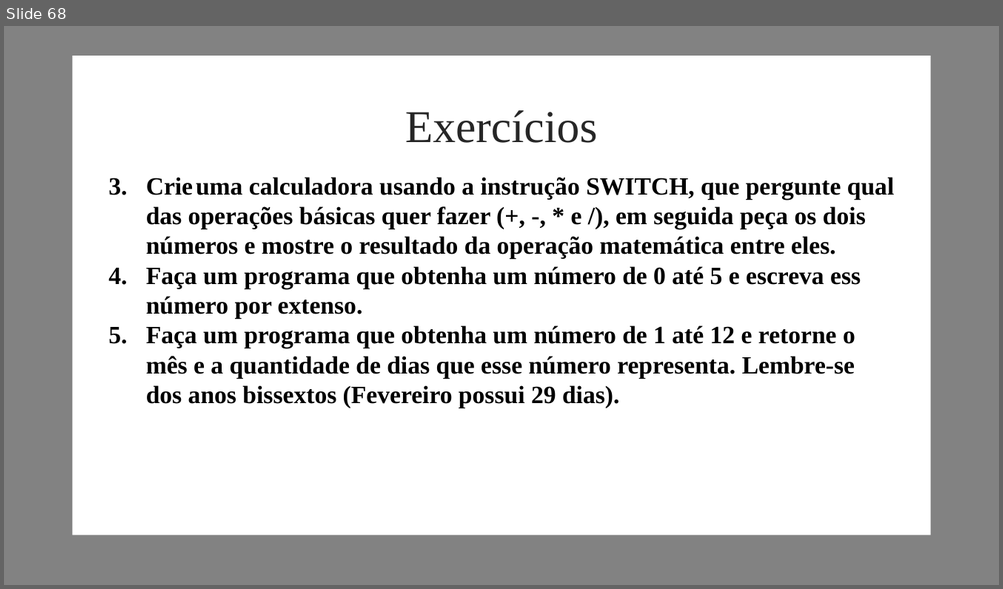
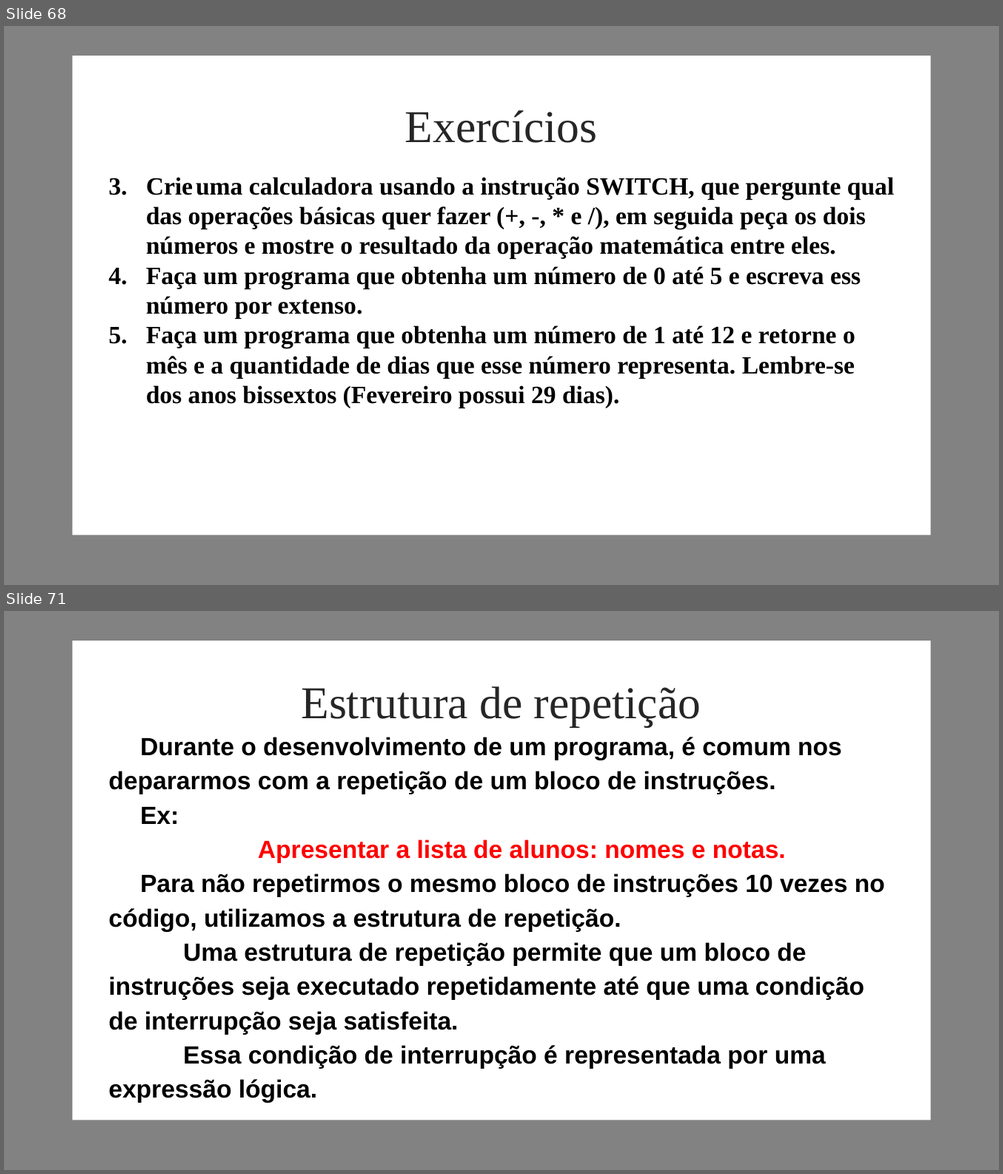
Before and after one commit to grazielags/Turma_1_Carreira_Programador, a slide deck: Graziela/Material/Carreira programador - Módulo 3.pptx. Shown one above the other, each under a label of ours: slide 68 before the commit, slides 68 and 71 after it; the slides between them are not shown. The pictures are 1003x589 and 1003x1174 pixels, drawn with LibreOffice and Linux fonts; fonts in the diff are those of the drawing; background and template pictures are left out. Boxes give left, top, right and bottom in pixels: in the first picture for what was removed or moved away, otherwise in the second. Text is boxed around its words. In the diff, an @@ line names an element or a change of style, - is before the commit and + after.

```diff
--- a/Graziela/Material/Carreira programador - Módulo 3.pptx
+++ b/Graziela/Material/Carreira programador - Módulo 3.pptx
@@ slide 71 added at bbox=[4, 611, 999, 1170], background picture (left out); not listed: 2 template elements that a slide beside it also shows @@
@@ text added at bbox=[301, 686, 701, 727], 44 pt, text #262626 @@
+Estrutura de repetição
@@ text added at bbox=[108, 737, 885, 1103], 24 pt, text #000000, bold @@
+Durante o desenvolvimento de um programa, é comum nos depararmos com a repetição de um bloco de instruções.
+Ex:
+Apresentar a lista de alunos: nomes e notas.
+Para não repetirmos o mesmo bloco de instruções 10 vezes no código, utilizamos a estrutura de repetição.
+Uma estrutura de repetição permite que um bloco de instruções seja executado repetidamente até que uma condição de interrupção seja satisfeita.
+Essa condição de interrupção é representada por uma expressão lógica.
```
Also in this commit, not shown: 1 slide changed, 26 other slides added, 1 other file.
